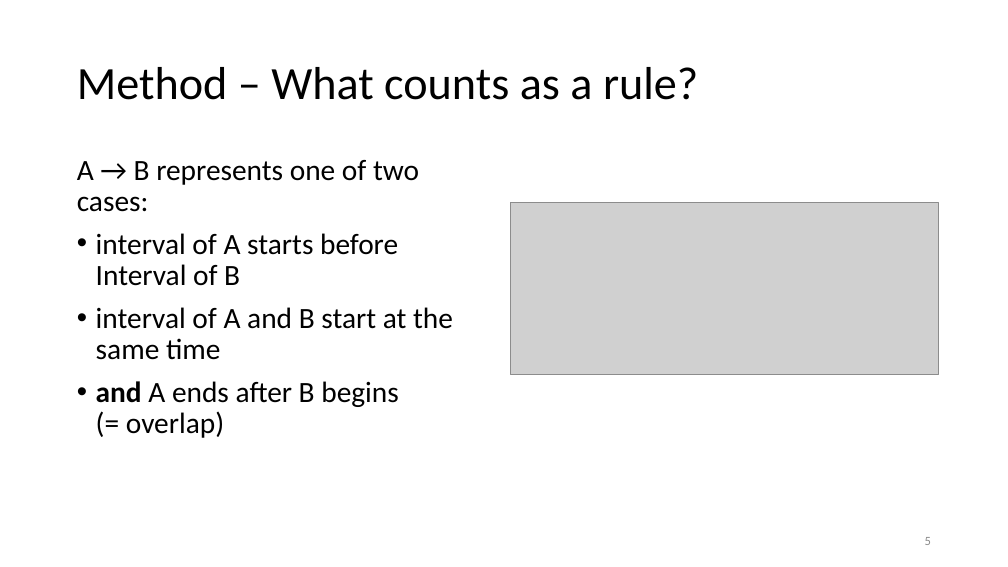
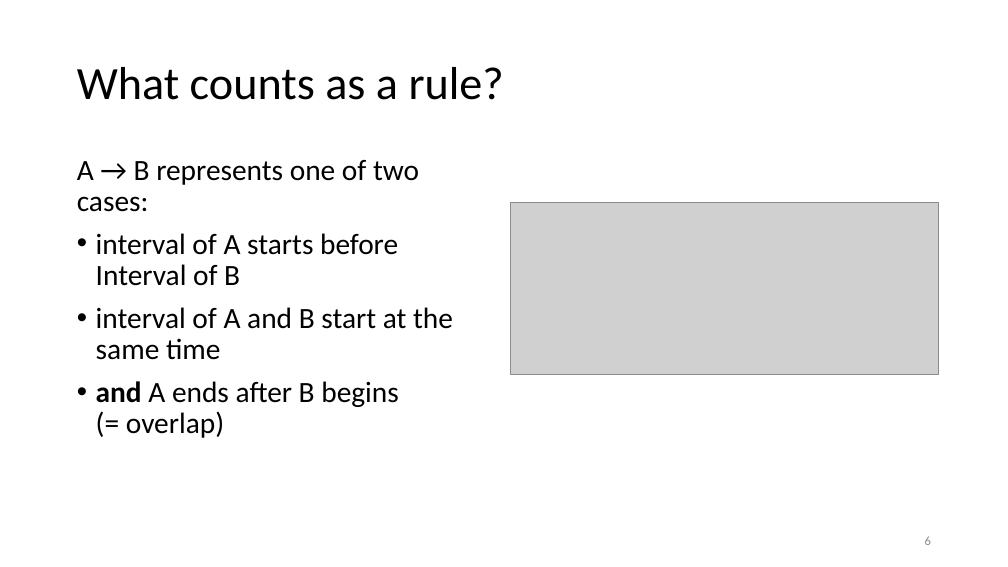
Before and after one commit to prestoaghitato/BA_thesis, a slide deck: slide 6 of tex/beamer_dummy.pptx (slide 5 before the commit). Drawn at 1008x567 pixels with LibreOffice and Linux fonts; fonts in the diff are those of the drawing; grey boxes stand for pictures. Boxes give left, top, right and bottom in pixels: in the first picture for what was removed or moved away, otherwise in the second. Text is boxed around its words. In the diff, an @@ line names an element or a change of style, - is before the commit and + after.

```diff
--- a/tex/beamer_dummy.pptx
+++ b/tex/beamer_dummy.pptx
@@ title at bbox=[77, 67, 504, 100]: text changed @@
-Method – What counts as a rule?
+What counts as a rule?
```
Also in this commit, not shown: 4 other slides changed, 4 slides added, 4 slides removed, 3 other files.
